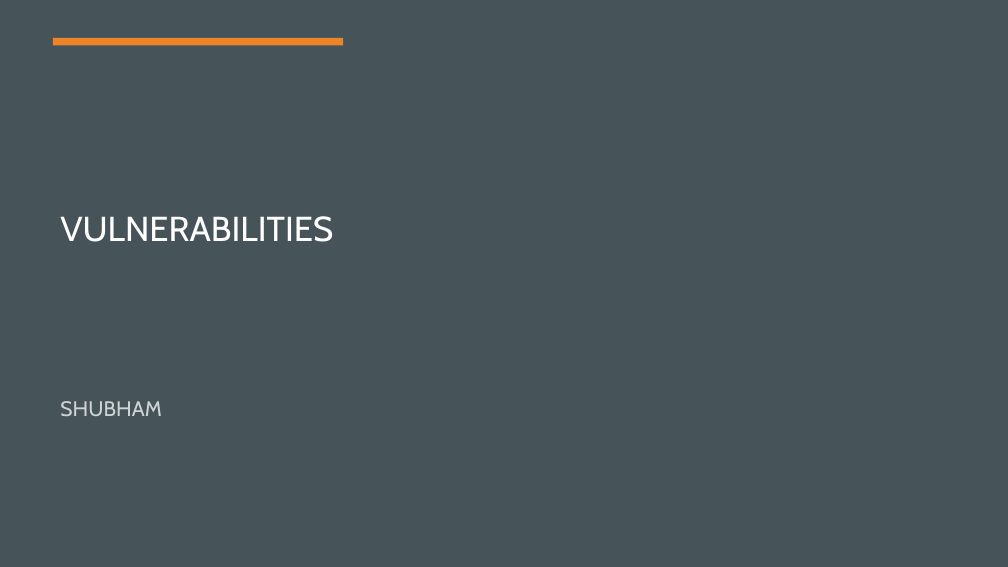
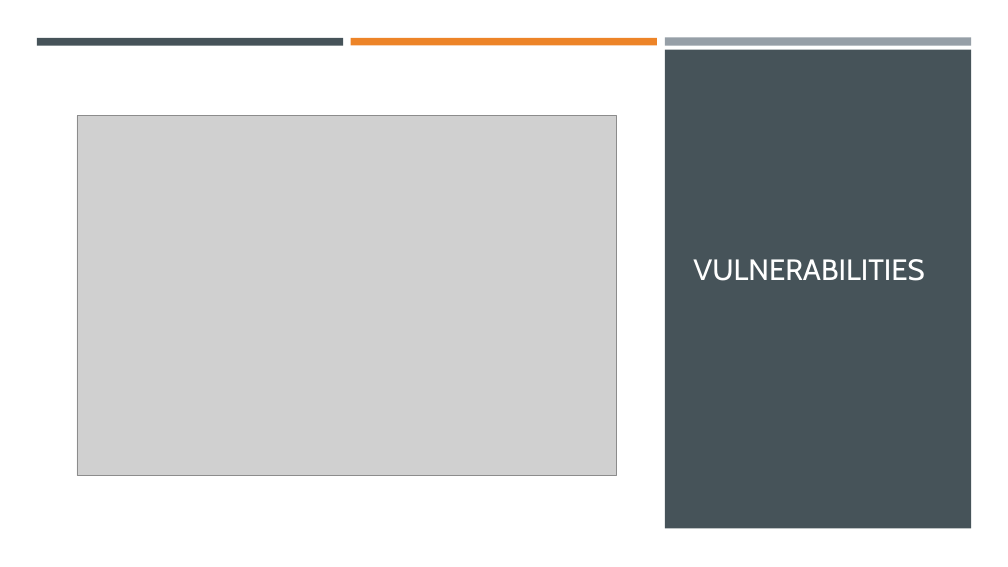
Before and after one commit to opandey1/Group6-Cloud-Network-Assessment, a slide deck: slide 5 of presentation/Cloud Network Security Threat Analysis.pptx (slide 6 before the commit). Drawn at 1008x567 pixels with LibreOffice and Linux fonts; fonts in the diff are those of the drawing; grey boxes stand for pictures. Boxes give left, top, right and bottom in pixels: in the first picture for what was removed or moved away, otherwise in the second. Text is boxed around its words. In the diff, an @@ line names an element or a change of style, - is before the commit and + after.

```diff
--- a/presentation/Cloud Network Security Threat Analysis.pptx
+++ b/presentation/Cloud Network Security Threat Analysis.pptx
@@ background #000000 to #FFFFFF @@
@@ rectangle at (0,0,1008,567): fill #465359 to #FFFFFF @@
@@ rectangle: place and size @@
-rectangle at (53,38,343,45)
+rectangle at (37,38,343,45)
@@ rectangle at (37,38,343,45): fill #ED8428 to #465359 @@
@@ rectangle added at (351,38,657,45), fill #ED8428 @@
@@ rectangle added at (665,38,971,46), fill #969FA7 @@
@@ rectangle added at (665,50,971,529), fill #465359 @@
@@ picture added at (77,116,616,476) @@
@@ title "VULNERABILITIES": place and size @@
-title "VULNERABILITIES" at (60,216,333,242)
+title "VULNERABILITIES" at (693,259,924,281)
@@ title "VULNERABILITIES" at (693,259,924,281): size 33 to 28 pt; vertical alignment middle to bottom @@
@@ subtitle removed at (60,401,161,416) @@
-SHUBHAM
```
Also in this commit, not shown: 6 other slides changed, 1 slide added, 2 slides removed.
